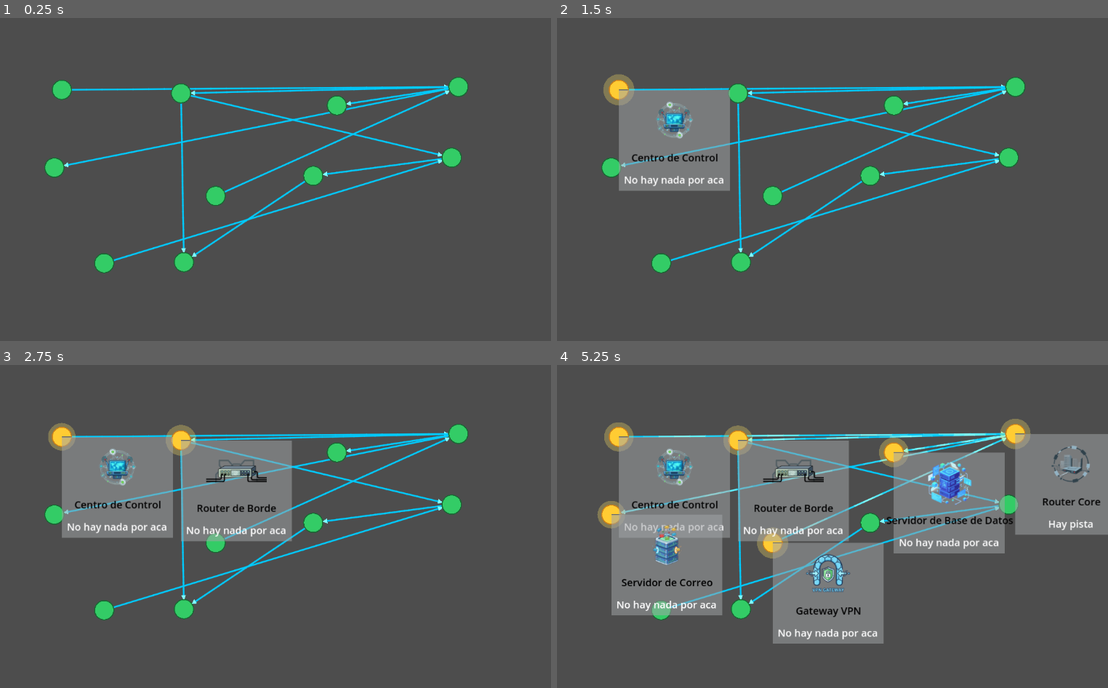
Above: before the commit, frames 1-4 (two rows, left to right).
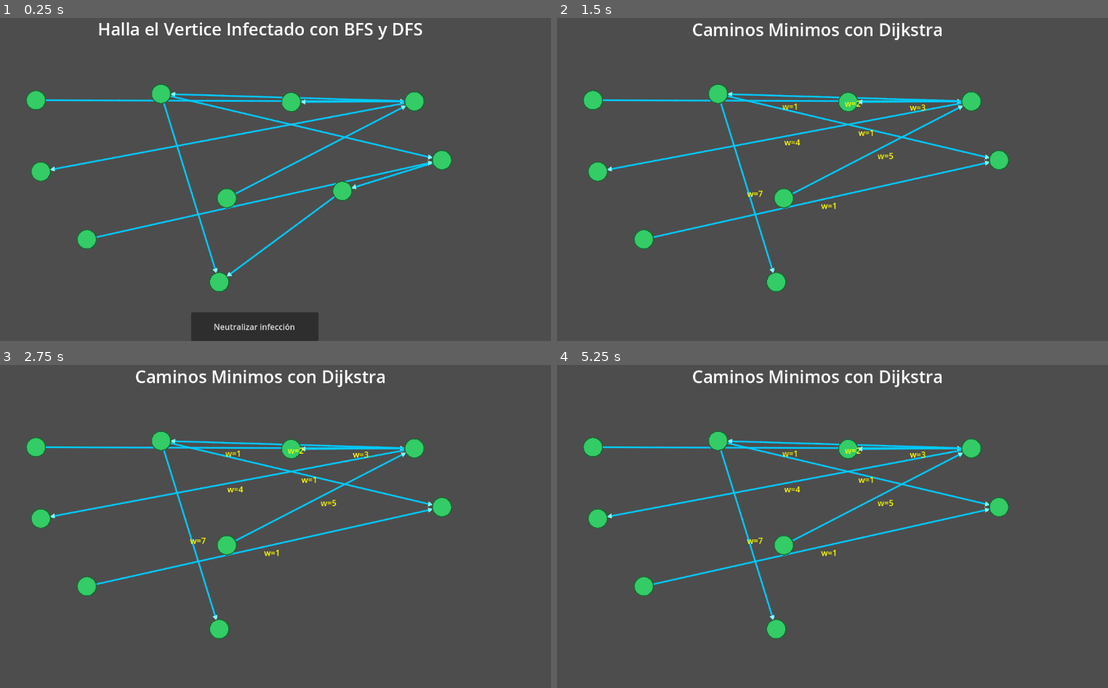
Above: after the commit, the same moments.

Repository: GiROXiO/CyberQuest
Game: Godot game, scene res://scenes/gameManager.tscn
The game is run twice, just before and just after one commit, with the same random seed, the same clock (stepped at 60 frames per second) and the same inputs. The project has no main scene, so this scene is started directly.
Inputs (mouse positions are in pixels of both pictures, inside the frame that each line leads up to):
- Up to frame 1 (0.25 s): no input
- Up to frame 2 (1.5 s): click (810, 328) at 0.5 s, where only the run after the commit has a clickable "Neutralizar infección"; tap Enter at 1.25 s; drag from (617, 89) to (893, 105) at 1.27 s
- Up to frame 3 (2.75 s): drag from (181, 439) to (336, 452) at 2.02 s
- Up to frame 4 (5.25 s): tap Space at 2.75 s; click (893, 452) at 2.92 s; tap Enter at 3.5 s; drag from (1014, 432) to (738, 439) at 3.52 s; drag from (612, 513) to (893, 452) at 4.27 s; drag from (771, 542) to (893, 452) at 5.02 s

The runs differ from the first frame. In frame 1, 11% of the frame differs, in the area x 4-85%, y 1-100%; in frame 2, 15%; in frame 3, 19%; in frame 4, 40%, in the area x 4-100%, y 1-87%.

Commit message:
Level Change Implemented and Graph Generation Improved

Diff:
--- a/scenes/gameManager.tscn
+++ b/scenes/gameManager.tscn
@@ -1,9 +1,19 @@
-[gd_scene load_steps=3 format=3 uid="uid://dy443u8akofwo"]
+[gd_scene load_steps=5 format=3 uid="uid://dy443u8akofwo"]
 
 [ext_resource type="Script" uid="uid://cd7bwu75ycwd5" path="res://scripts/game_manager.gd" id="1_bb4tu"]
 [ext_resource type="PackedScene" uid="uid://isyjey0olw6i" path="res://scenes/grafo/grafoVista.tscn" id="2_x7fn8"]
+[ext_resource type="PackedScene" uid="uid://rms505vei5uf" path="res://scenes/minigames/bfs_dfs_game/bfs_dfs_ui.tscn" id="3_bbeu6"]
+[ext_resource type="PackedScene" uid="uid://tnx1c4bedsm5" path="res://scenes/minigames/shortest_path_game/shortest_path_ui.tscn" id="4_7baw1"]
 
 [node name="GameManager" type="Node2D"]
 script = ExtResource("1_bb4tu")
 
 [node name="GrafoVista" parent="." instance=ExtResource("2_x7fn8")]
+
+[node name="MinigamesUI" type="CanvasLayer" parent="."]
+
+[node name="BfsDfsUi" parent="MinigamesUI" instance=ExtResource("3_bbeu6")]
+mouse_filter = 2
+
+[node name="ShortestPathUi" parent="MinigamesUI" instance=ExtResource("4_7baw1")]
+mouse_filter = 2
--- /dev/null
+++ b/scenes/minigames/bfs_dfs_game/bfs_dfs_ui.tscn
@@ -0,0 +1,38 @@
+[gd_scene load_steps=2 format=3 uid="uid://rms505vei5uf"]
+
+[ext_resource type="Script" uid="uid://sj7f6j405va4" path="res://scripts/minigames/bfs_dfs_game/bfs_dfs_ui.gd" id="1_xkbsh"]
+
+[node name="BfsDfsUi" type="Control"]
+layout_mode = 3
+anchors_preset = 15
+anchor_right = 1.0
+anchor_bottom = 1.0
+grow_horizontal = 2
+grow_vertical = 2
+script = ExtResource("1_xkbsh")
+
+[node name="NeutralizeButton" type="Button" parent="."]
+layout_mode = 1
+anchors_preset = 7
+anchor_left = 0.5
+anchor_top = 1.0
+anchor_right = 0.5
+anchor_bottom = 1.0
+offset_left = -138.0
+offset_top = -57.0
+offset_right = 115.0
+grow_horizontal = 2
+grow_vertical = 0
+
+[node name="Label" type="Label" parent="."]
+layout_mode = 1
+anchors_preset = 10
+anchor_right = 1.0
+offset_bottom = 57.0
+grow_horizontal = 2
+theme_override_font_sizes/font_size = 34
+text = "Halla el Vertice Infectado con BFS y DFS"
+horizontal_alignment = 1
+vertical_alignment = 1
+
+[connection signal="pressed" from="NeutralizeButton" to="." method="_on_neutralize_button_pressed"]
--- /dev/null
+++ b/scenes/minigames/shortest_path_game/shortest_path_ui.tscn
@@ -0,0 +1,23 @@
+[gd_scene load_steps=2 format=3 uid="uid://tnx1c4bedsm5"]
+
+[ext_resource type="Script" uid="uid://bgm0vb4ju5m5e" path="res://scripts/minigames/shortest_path_game/shortest_path_ui.gd" id="1_1jqex"]
+
+[node name="ShortestPathUi" type="Control"]
+layout_mode = 3
+anchors_preset = 15
+anchor_right = 1.0
+anchor_bottom = 1.0
+grow_horizontal = 2
+grow_vertical = 2
+script = ExtResource("1_1jqex")
+
+[node name="Label" type="Label" parent="."]
+layout_mode = 1
+anchors_preset = 10
+anchor_right = 1.0
+offset_bottom = 59.0
+grow_horizontal = 2
+theme_override_font_sizes/font_size = 34
+text = "Caminos Minimos con Dijkstra"
+horizontal_alignment = 1
+vertical_alignment = 1
--- a/scripts/game_manager.gd
+++ b/scripts/game_manager.gd
@@ -8,11 +8,44 @@
 var bfs_dfs_completed: bool = false
 
 @onready var grafo_vista: GrafoVista = $GrafoVista
+@onready var bfs_dfs_ui: BfsDfsUi = $MinigamesUI/BfsDfsUi
+@onready var shortest_path_ui: CaminoMinimoUi = $MinigamesUI/ShortestPathUi
 
 func _ready() -> void:
 	self.grafo = Grafo.new()
 	self.grafo.generate_random(self.num_vertices)
 
 	self.grafo_vista.set_graph(grafo)
+
+	if self.bfs_dfs_ui:
+		self.bfs_dfs_ui.set_graph(grafo)
+	if self.shortest_path_ui:
+		self.shortest_path_ui.set_graph(grafo)
+
 	self.grafo_vista.set_minigame_mode(self.current_mode, self.bfs_dfs_completed)
+
+	if self.bfs_dfs_ui:
+		self.bfs_dfs_ui.visible = true
+		self.bfs_dfs_ui.bfs_dfs_completed.connect(self._on_bfs_dfs_completed)
+
+	if self.shortest_path_ui:
+		self.shortest_path_ui.visible = false
+
 	print("GameManager listo. Grafo generado con ", num_vertices, " vértices.")
+
+func _on_bfs_dfs_completed() -> void:
+	print("[GameManager] Señal bfs_dfs_completed recibida.")
+
+	self.bfs_dfs_completed = true
+
+	self.current_mode = GrafoVista.MinigameMode.CAMINOS_MINIMOS
+
+	self.grafo_vista.refresh_from_graph()
+	self.grafo_vista.set_minigame_mode(current_mode, bfs_dfs_completed)
+
+	if self.bfs_dfs_ui:
+		self.bfs_dfs_ui.visible = false
+	if self.shortest_path_ui:
+		self.shortest_path_ui.visible = true
+
+	print("[GameManager] Cambio de modo: ahora CAMINOS_MINIMOS.")
--- /dev/null
+++ b/scripts/minigames/bfs_dfs_game/bfs_dfs_ui.gd
@@ -0,0 +1,40 @@
+extends Control
+class_name BfsDfsUi
+
+signal bfs_dfs_completed
+
+@onready var neutralize_button: Button = $NeutralizeButton
+
+var grafo: Grafo = null
+
+func _ready() -> void:
+	if self.neutralize_button:
+		self.neutralize_button.text = "Neutralizar infección"
+		self.neutralize_button.pressed.connect(self._on_neutralize_button_pressed)
+
+func set_graph(p_grafo: Grafo) -> void:
+	self.grafo = p_grafo
+
+func _on_neutralize_button_pressed() -> void:
+	if self.grafo == null:
+		print("[BFS_DFS_UI] No hay referencia al grafo.")
+		return
+	var infected_id := self._get_infected_vertex_id()
+	if infected_id != -1:
+		var v: Vertice = self.grafo.vertices[infected_id]
+		print("[BFS_DFS_UI] Eliminando vértice infectado id=", infected_id, " rol=", v.role)
+		self.grafo.remove_vertex(infected_id)
+	else:
+		print("[BFS_DFS_UI] No se encontró vértice infectado")
+
+	emit_signal("bfs_dfs_completed")
+
+func _get_infected_vertex_id() -> int:
+	if self.grafo == null:
+		return -1
+
+	for id in self.grafo.vertices.keys():
+		var v: Vertice = self.grafo.vertices[id]
+		if v.is_infected:
+			return id
+	return -1
--- /dev/null
+++ b/scripts/minigames/shortest_path_game/shortest_path_ui.gd
@@ -0,0 +1,13 @@
+extends Control
+class_name CaminoMinimoUi
+
+@onready var info_label: Label = $Label
+
+var grafo: Grafo = null
+
+func _ready() -> void:
+	if self.info_label:
+		self.info_label.text = "Caminos Minimos con Dijkstra"
+
+func set_graph(p_grafo: Grafo) -> void:
+	self.grafo = p_grafo
--- a/scripts/view/grafo_vista.gd
+++ b/scripts/view/grafo_vista.gd
@@ -16,6 +16,8 @@
 var edge_nodes: Dictionary = {}
 var selected_vertices: Array[int] = []
 
+var vertex_positions: Dictionary = {}
+
 var current_mode: MinigameMode = MinigameMode.BFS_DFS
 var bfs_dfs_completed: bool = false
 
@@ -24,7 +26,19 @@
 
 func set_graph(p_grafo: Grafo) -> void:
 	self.grafo = p_grafo
-	self._draw_vertices()
+	self._build_initial_layout()
+	self._rebuild_from_layout()
+	self._apply_minigame_mode()
+
+func refresh_from_graph() -> void:
+	if self.grafo == null:
+		return
+
+	if self.vertex_positions.is_empty():
+		pass
+
+	self._rebuild_from_layout()
+	self._apply_minigame_mode()
 
 func set_minigame_mode(mode: MinigameMode, p_bfs_dfs_completed: bool = false) -> void:
 	self.current_mode = mode
@@ -46,8 +60,8 @@
 				if enode:
 					enode.set_minigame_mode(self.current_mode)
 
-#Metodo para dibujar los vertices del grafo en pantalla
-func _draw_vertices() -> void:
+#Metodos para dibujar el grafo
+func _build_initial_layout() -> void:
 	for child in get_children():
 		child.queue_free()
 
@@ -101,26 +115,42 @@
 			cell_origin.y + cell_h * (1.0 - local_margin)
 		)
 
-		var pos := Vector2(x,y)
+		self.vertex_positions[id] = Vector2(x, y)
+
+func _rebuild_from_layout() -> void:
+	for child in get_children():
+		child.queue_free()
+
+	self.vertex_nodes.clear()
+	self.edge_nodes.clear()
+	self.selected_vertices.clear()
+
+	if self.grafo == null:
+		return
+	if self.vertex_scene == null or self.edge_scene == null:
+		return
+
+	#Dibujamos los vertices
+	var ids: Array = self.grafo.get_vertices_ids()
+	for id in ids:
+		var pos: Vector2
+		if self.vertex_positions.has(id):
+			pos = self.vertex_positions[id]
+		else:
+			pos = get_viewport_rect().size * 0.5
 
 		var vnode := self.vertex_scene.instantiate() as VerticeVista
+		var v_logic: Vertice = self.grafo.get_vertex(id)
+
 		add_child(vnode)
-
-		var v_logic: Vertice = grafo.get_vertex(id)
 		vnode.setup(v_logic, pos)
-
 		vnode.vertex_clicked.connect(self._on_vertex_clicked)
 
 		self.vertex_nodes[id] = vnode
-	self._draw_edges()
 
-func _draw_edges() -> void:
-	if self.grafo == null:
-		return
-	if self.edge_scene == null:
-		return
-
+	#Dibujamos las aristas
 	for from_id in self.grafo.edges.keys():
+		self.edge_nodes[from_id] = {}
 		for to_id in self.grafo.edges[from_id].keys():
 			if not self.vertex_nodes.has(from_id):
 				continue
@@ -133,15 +163,17 @@
 
 			var enode := self.edge_scene.instantiate() as AristaVista
 			add_child(enode)
-
 			enode.setup(edge, from_node.position, to_node.position)
 
-			if not self.edge_nodes.has(from_id):
-				self.edge_nodes[from_id] = {}
 			self.edge_nodes[from_id][to_id] = enode
-	self._refresh_edge_info_visibility()
 
+#Utils
 func _on_vertex_clicked(vertex_id: int) -> void:
+	if grafo == null:
+		return
+	if not grafo.has_vertex(vertex_id):
+		return
+
 	if vertex_id in self.selected_vertices:
 		self.selected_vertices.erase(vertex_id)
 	else:
Not shown, added: scripts/minigames/bfs_dfs_game/bfs_dfs_ui.gd.uid
Not shown, added: scripts/minigames/shortest_path_game/shortest_path_ui.gd.uid
